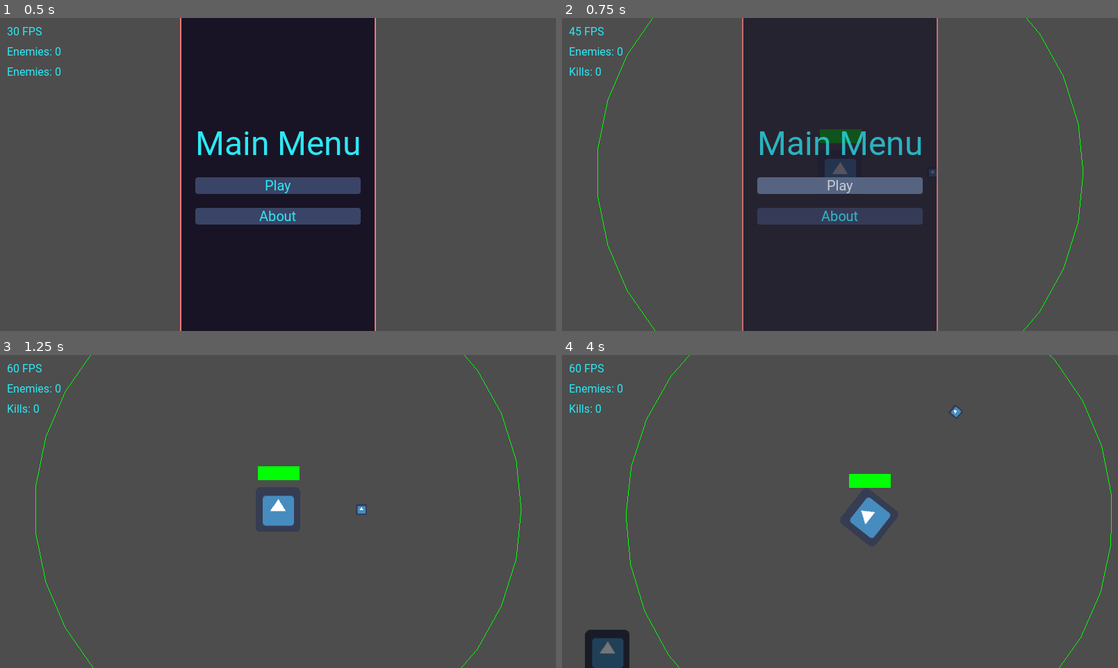
Above: before the commit, frames 1-4 (two rows, left to right).
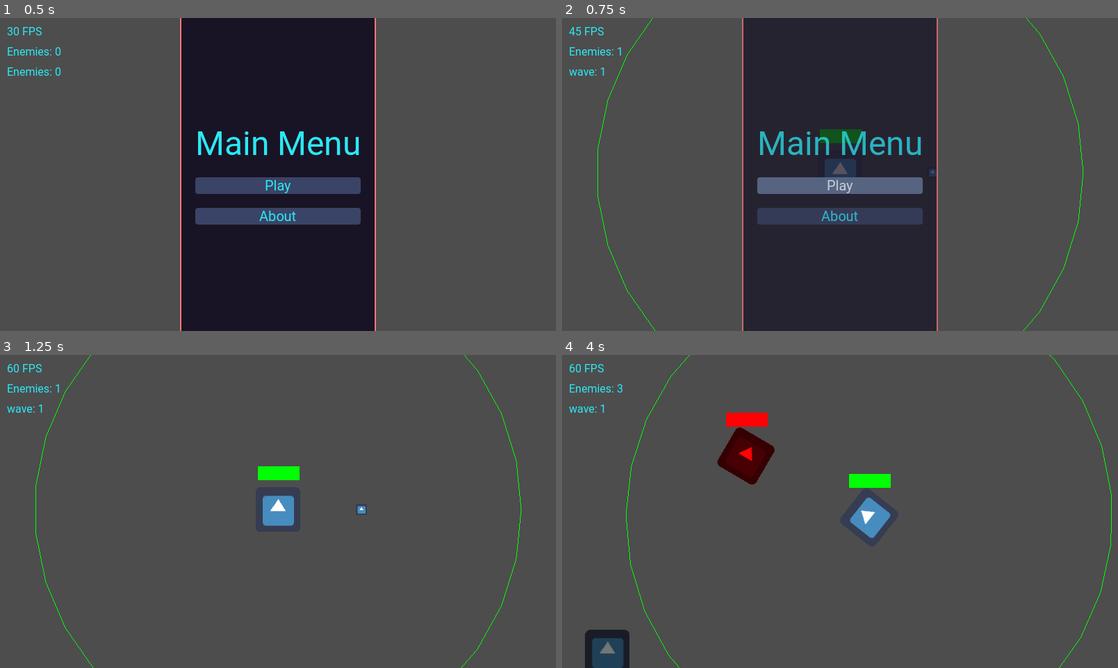
Above: after the commit, the same moments.

Repository: Bloodyaugust/ld-54
Game: Godot game, scene res://scenes/main.tscn
Same seed, same stepped clock (60 frames per second), same inputs: the game is played once before the commit and once after it. The engine's default icon, where the game draws it, is replaced by a stand-in: a white triangle on a blue panel in a dark square.
Inputs (mouse positions are in pixels of both pictures, inside the frame that each line leads up to):
- Up to frame 1 (0.5 s): no input
- Up to frame 2 (0.75 s): click "Play" at 0.5 s
- Up to frame 3 (1.25 s): no input
- Up to frame 4 (4 s): tap Enter at 1.25 s; move the mouse to (962, 495) at 1.27 s; hold Right (ui_right) 1.28-2 s; click (962, 495) at 1.42 s; drag from (728, 527) to (995, 495) at 2.02 s; move the mouse to (895, 442) at 2.77 s; hold Right (ui_right) 2.78-3.5 s; drag from (812, 574) to (673, 464) at 3.52 s

Frame 1 is identical in both runs. In frame 2, 0.1% of the frame differs, in the area x 1-11%, y 9-19%; in frame 3, 0.1%; in frame 4, 1.6%, in the area x 1-72%, y 9-42%.
Error before the commit: Trying to assign value of type 'Dictionary' to a variable of type 'Node2D'. (res://scripts/controllers/SpawnController.gd:30)

Commit message:
Add waves logic to SpawnController

Diff:
--- a/autoloads/Store.gd
+++ b/autoloads/Store.gd
@@ -12,6 +12,7 @@
   "debug": true,
   "kills": 0,
   "player_safe": true,
+  "wave": 1,
  }
 
 func end_game() -> void:
@@ -23,6 +24,7 @@
   ViewController.set_client_view(ViewController.CLIENT_VIEWS.NONE)
   set_state("game", GameConstants.GAME_STARTING)
   set_state("kills", 0)
+  set_state("wave", 1)
   $"/root".add_child(RUN_SCENE.instantiate())
 
 func save_persistent_store() -> void:
--- a/scenes/main.tscn
+++ b/scenes/main.tscn
@@ -14,16 +14,16 @@
   text = \"Enemies: %s\" % get_tree().get_nodes_in_group(\"enemies\").filter(func(enemy): return !enemy.get_destroyed()).size()
 "
 
-[sub_resource type="GDScript" id="GDScript_g8pj5"]
+[sub_resource type="GDScript" id="GDScript_4k4id"]
 script/source = "extends Label
 
 func _on_state_changed(state_key, substate):
   match state_key:
-    \"kills\":
-      text = \"Kills: %s\" % substate
+    \"wave\":
+      text = \"wave: %s\" % substate
 
 func _ready():
-  Store.state_changed.connect(_on_state_changed)
+  Store.state_changed.connect(self._on_state_changed)
 "
 
 [sub_resource type="GDScript" id="GDScript_p22lo"]
@@ -116,7 +116,7 @@
 [node name="Label3" type="Label" parent="UIRoot/FPS/VBoxContainer"]
 layout_mode = 2
 text = "Enemies: 0"
-script = SubResource("GDScript_g8pj5")
+script = SubResource("GDScript_4k4id")
 
 [node name="Splash" type="ColorRect" parent="UIRoot"]
 visible = false
--- a/scripts/controllers/SpawnController.gd
+++ b/scripts/controllers/SpawnController.gd
@@ -1,14 +1,22 @@
 extends Node2D
+
+# Enemies
+const ENEMY_BASIC_KAMIKAZE: Dictionary = {
+  "points": 1,
+  "scene": preload("res://actors/enemies/BasicKamikaze.tscn"),
+}
 
 const ENEMY_SCENES: Dictionary = {
   0: [
-    {
-      "points": 1,
-      "scene": preload("res://actors/enemies/BasicKamikaze.tscn"),
-    },
+    ENEMY_BASIC_KAMIKAZE,
+  ],
+  1: [
+    ENEMY_BASIC_KAMIKAZE,
   ],
 }
+const MAX_WAVE: int = 1
 const POINTS_PER_WAVE: int = 10
+const POINTS_PER_WAVE_SCALAR: float = 1.5
 
 @export var spawn_interval: float
 
@@ -16,8 +24,20 @@
 
 var _player_dead: bool = false
 var _points_remaining_in_wave: int = POINTS_PER_WAVE
+var _remaining_enemies: int = 0.0
 var _time_to_spawn: float = 0.0
 var _wave: int = 0
+
+func _on_enemy_ship_died() -> void:
+  _remaining_enemies -= 1
+
+  if _remaining_enemies == 0 && _points_remaining_in_wave <= 0:
+    if _wave == MAX_WAVE:
+      pass
+    else:
+      _wave += 1
+      _points_remaining_in_wave = POINTS_PER_WAVE * (_wave * POINTS_PER_WAVE_SCALAR)
+      Store.set_state("wave", _wave + 1)
 
 func _on_player_ship_died() -> void:
   _player_dead = true
@@ -26,14 +46,17 @@
   if !_player_dead:
     _time_to_spawn -= delta
 
-    if _time_to_spawn <= 0.0:
-      var _new_enemy_dictionary: Node2D = ENEMY_SCENES[_wave].pick_random()
-      var _new_enemy: Node2D = _new_enemy_dictionary.scene.instantiate()
+    if _time_to_spawn <= 0.0 && _points_remaining_in_wave > 0:
+      var _new_enemy_dictionary: Dictionary = ENEMY_SCENES[_wave].pick_random()
+      var _new_enemy: Node2D = _new_enemy_dictionary["scene"].instantiate()
 
+      _new_enemy.get_child(0).died.connect(_on_enemy_ship_died)
       _new_enemy.global_position = Vector2.from_angle(randf_range(-PI, PI)) * randf_range(500.0, 1000.0) + _player_ship.global_position
       $"../".add_child(_new_enemy)
 
+      _points_remaining_in_wave -= _new_enemy_dictionary["points"]
       _time_to_spawn = spawn_interval
+      _remaining_enemies += 1
 
 func _ready() -> void:
   _player_ship.died.connect(_on_player_ship_died)
